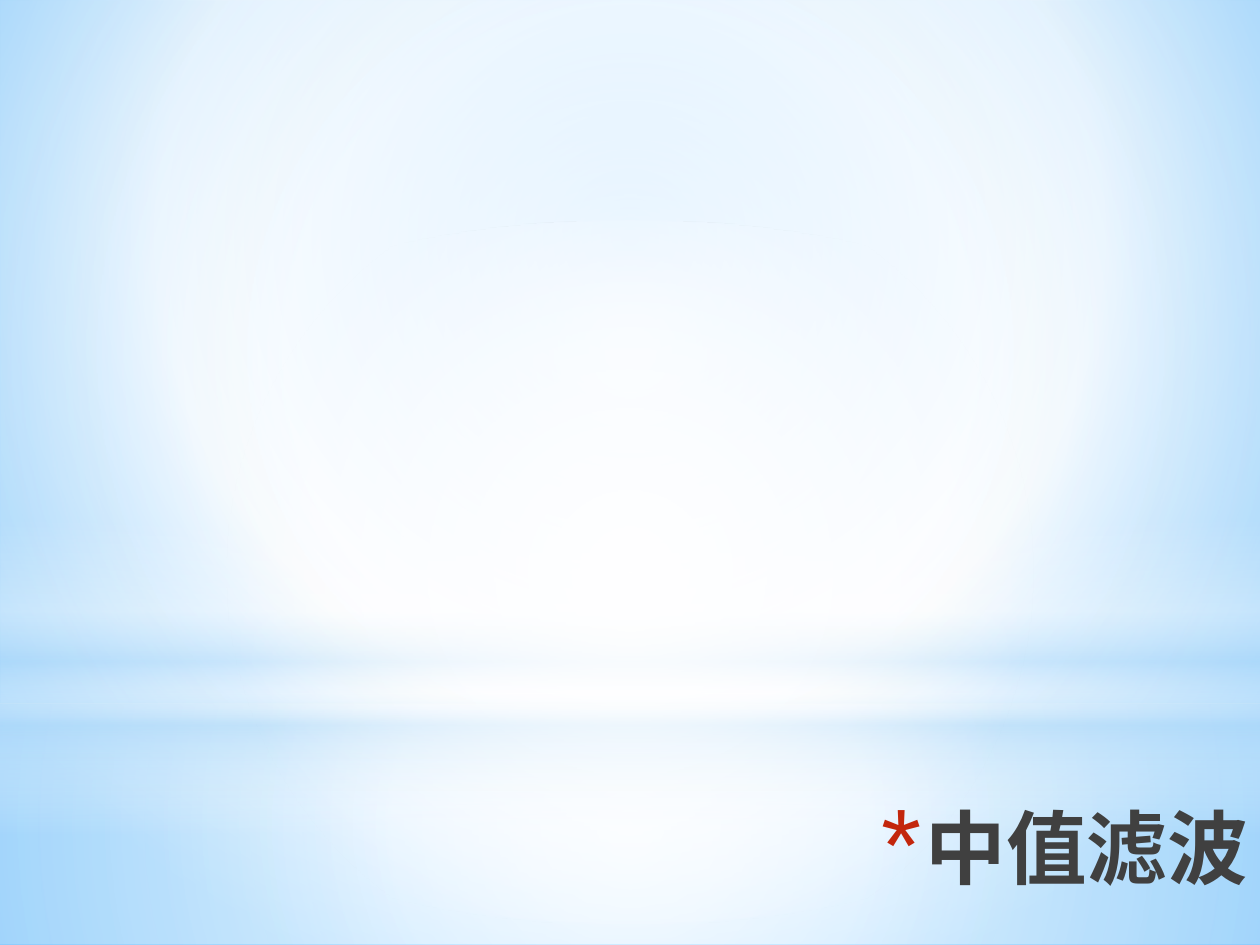
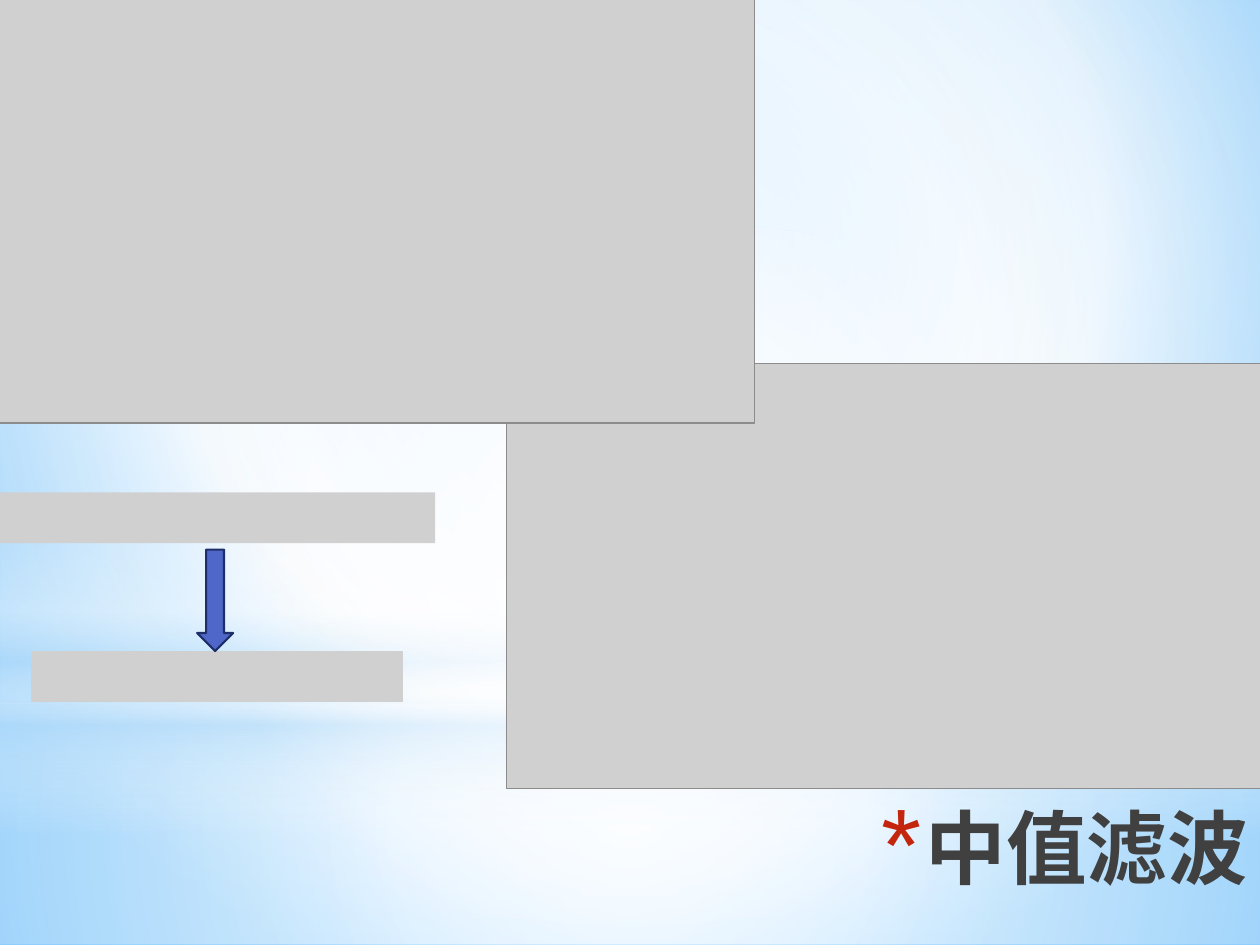
Before and after one commit to ronnyMakhuddin/motion-detect-tiqu, a slide deck: slide 18 of 研究生毕业设计/文档管理/预答辩/毕业设计预答辩.pptx (slide 17 before the commit). Drawn at 1260x945 pixels with LibreOffice and Linux fonts; fonts in the diff are those of the drawing; grey boxes stand for pictures. Boxes give left, top, right and bottom in pixels: in the first picture for what was removed or moved away, otherwise in the second. Text is boxed around its words. In the diff, an @@ line names an element or a change of style, - is before the commit and + after.

```diff
--- a/研究生毕业设计/文档管理/预答辩/毕业设计预答辩.pptx
+++ b/研究生毕业设计/文档管理/预答辩/毕业设计预答辩.pptx
@@ picture added at (x1=0, y1=0, x2=755, y2=423) @@
@@ picture added at (x1=507, y1=363, x2=1260, y2=788) @@
@@ picture added at (x1=0, y1=493, x2=435, y2=543) @@
@@ down arrow added at (x1=197, y1=549, x2=233, y2=650), fill #4E67C8, outline #1F2E69 1.25 pt @@
@@ picture added at (x1=32, y1=651, x2=403, y2=702) @@
```
Also in this commit, not shown: 2 other slides changed, 4 slides added, 1 slide removed, 2 other files.
